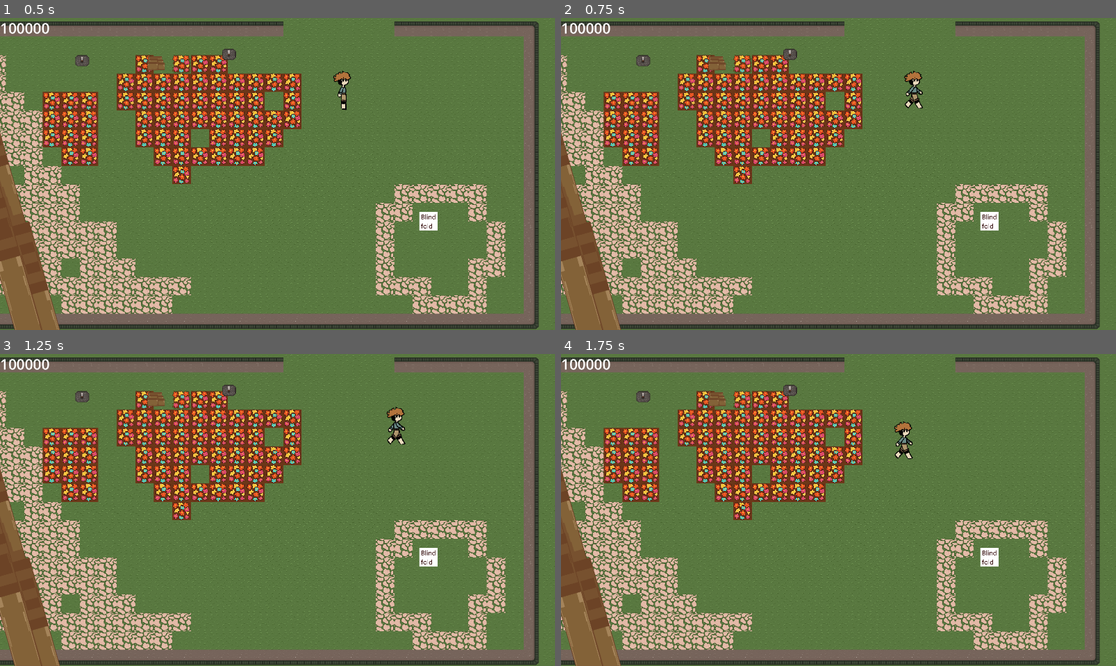
Above: before the commit, frames 1-4 (two rows, left to right).
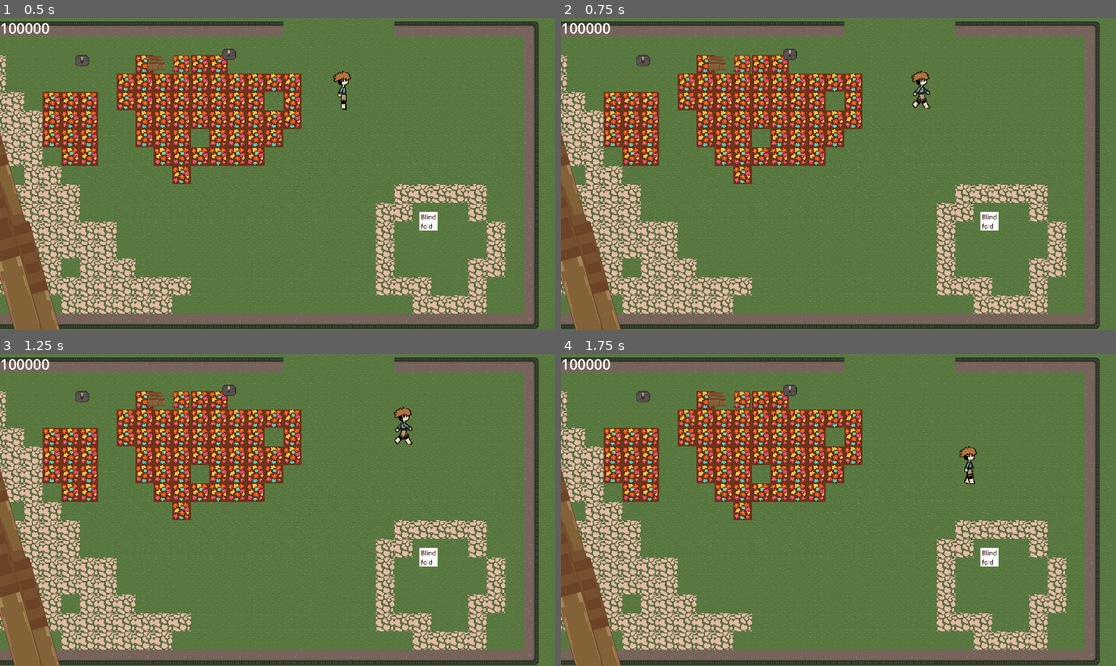
Above: after the commit, the same moments.

Repository: Robin-Bareham/GJ26-GrowSomethingNew
Game: Godot game, scene res://Scenes/woods.tscn
The game is run twice, just before and just after one commit, with the same random seed, the same clock (stepped at 60 frames per second) and the same inputs.
Inputs (mouse positions are in pixels of both pictures, inside the frame that each line leads up to):
- Up to frame 1 (0.5 s): no input
- Up to frame 2 (0.75 s): tap Enter at 0.5 s; move the mouse to (960, 158) at 0.52 s; hold D (walk_right) from 0.53 s (still down); tap T (test) at 0.6 s
- Up to frame 3 (1.25 s): keep holding D (walk_right)
- Up to frame 4 (1.75 s): move the mouse to (727, 525) at 1.27 s; release D (walk_right) at 1.28 s; hold S (walk_down) from 1.28 s (still down); tap Z (interact) at 1.35 s; tap T (test) at 1.55 s

Frame 1 is identical in both runs. In frame 2, 0.4% of the frame differs, in the area x 61-67%, y 16-30%; in frame 3, 0.4%; in frame 4, 0.5%, in the area x 59-75%, y 21-42%.

Commit message:
Days change and quit after 4th

Diff:
--- a/Scenes/minigame.tscn
+++ b/Scenes/minigame.tscn
@@ -47,13 +47,11 @@
 metadata/_edit_use_anchors_ = true
 
 [node name="Area2D" type="Area2D" parent="Goal"]
-scale = Vector2(1, 1)
 collision_layer = 8
 collision_mask = 8
 
 [node name="CollisionShape2D" type="CollisionShape2D" parent="Goal/Area2D"]
 position = Vector2(0.281494, -0.555389)
-scale = Vector2(1, 1)
 shape = SubResource("RectangleShape2D_id8w1")
 
 [node name="Leaf" type="Sprite2D" parent="." groups=["rubbish"]]
@@ -77,13 +75,11 @@
 metadata/_edit_use_anchors_ = true
 
 [node name="Area2D" type="Area2D" parent="Leaf"]
-scale = Vector2(1, 1)
 collision_layer = 8
 collision_mask = 0
 
 [node name="CollisionShape2D" type="CollisionShape2D" parent="Leaf/Area2D"]
 position = Vector2(0.281494, -0.555389)
-scale = Vector2(1, 1)
 shape = SubResource("CapsuleShape2D_yx24v")
 
 [node name="Leaf2" type="Sprite2D" parent="." groups=["rubbish"]]
@@ -107,13 +103,11 @@
 metadata/_edit_use_anchors_ = true
 
 [node name="Area2D" type="Area2D" parent="Leaf2"]
-scale = Vector2(1, 1)
 collision_layer = 8
 collision_mask = 0
 
 [node name="CollisionShape2D" type="CollisionShape2D" parent="Leaf2/Area2D"]
 position = Vector2(0.281494, -0.555389)
-scale = Vector2(1, 1)
 shape = SubResource("CapsuleShape2D_yx24v")
 
 [node name="Stick" type="Sprite2D" parent="." groups=["rubbish"]]
@@ -137,13 +131,11 @@
 metadata/_edit_use_anchors_ = true
 
 [node name="Area2D" type="Area2D" parent="Stick"]
-scale = Vector2(1, 1)
 collision_layer = 8
 collision_mask = 0
 
 [node name="CollisionShape2D" type="CollisionShape2D" parent="Stick/Area2D"]
 position = Vector2(0.281494, -0.555389)
-scale = Vector2(1, 1)
 shape = SubResource("CapsuleShape2D_yx24v")
 
 [connection signal="button_down" from="Goal/Button" to="Goal" method="_on_button_button_down"]
--- a/Scripts/constant_ui.gd
+++ b/Scripts/constant_ui.gd
@@ -3,31 +3,46 @@
 @onready var label = $Label
 
 var timer = 0
+var timer_end
 var second = 0
+
+var energy
 
 func _process(delta):
 	match GlobalScript.current_scene:
 		"grove":
-			timer += 1 * delta
-			if(timer >= 30):
-				toWoods()
-			elif(timer >= 20):
-				print_debug("EVENING")
-			elif(timer >= 10):
-				print_debug("NOON")
-
-			if(GlobalScript.energy <= 0):
-				toWoods()
-			#Visual change of shaders???
-			second = int(timer)
-			label.text = str(second)
+			#If the timer is active, start day.
+			if(GlobalScript.timer_active):
+				timer += 1 * delta
+				if(timer >= timer_end):
+					GlobalScript.day_over = true
+				elif(timer >= (timer_end/3)*2):
+					pass
+				elif(timer >= (timer_end/3)):
+					pass
+				#Visual change of shaders???
+				second = int(timer)
+				label.text = str(second)
+			#Reset and activates the timer
+			if(GlobalScript.start_timer):
+				print_debug("HELLO")
+				resetTimer()
+				GlobalScript.start_timer = false
+				GlobalScript.timer_active = true
 
 func resetTimer():
+	#When the player enters the grove.
+	print_debug(GlobalScript.day)
 	timer = 0
-
-func toWoods():
-	GlobalScript.minigame_active = false
-	GlobalScript.activating_minigame = false
-	GlobalScript.transition_scene = true
-	GlobalScript.next_scene = "woods"
-	GlobalScript.change_scene()
+	if(GlobalScript.day == 1):
+		timer_end = GlobalScript.max_time
+		GlobalScript.current_energy = GlobalScript.max_energy
+	elif(GlobalScript.day == 2):
+		timer_end = GlobalScript.max_time
+		GlobalScript.current_energy = GlobalScript.max_energy - 20
+	elif(GlobalScript.day == 3):
+		timer_end = GlobalScript.max_time/2
+		GlobalScript.current_energy = GlobalScript.max_energy/2
+	elif(GlobalScript.day == 4):
+		timer_end = GlobalScript.max_time/2
+		GlobalScript.current_energy = 10 #Can only do one search
--- a/Scripts/global_script.gd
+++ b/Scripts/global_script.gd
@@ -7,7 +7,16 @@
 var minigame_active = false
 var activating_minigame = false
 var minigame_goal_image = "temp_obj"
-var energy = 100
+
+#Day Attribues
+var max_energy = 100
+var max_time = 60
+var current_energy = 100
+var day = 1
+var day_over = false
+var start_timer = false
+var timer_active = false
+
 # Possible scenes: woods, grove
 var current_scene = "woods"
 var transition_scene = false
@@ -31,11 +40,12 @@
 var cl_grove_r = 2403
 var cl_grove_b = 1120
 
+#Handling key inputs within main so it's not within tons of scripts
 var interact = 0 #0 = No interact, 1 = Object Interact, 2 = Dialogue Interact
 var choose = 0 #No choice, 1 = left, 2 = right, 3 = up, 4= down
 
 var items = {
-	"Blindfold": false
+	"Blindfold": true
 }
 
 func change_scene():
--- a/Scripts/main.gd
+++ b/Scripts/main.gd
@@ -7,18 +7,14 @@
 
 func _ready():
 	GlobalScript.currentState = GlobalScript.gameState.GAME
-
-	var curScn = GlobalScript.current_scene
-	var prevScn = GlobalScript.previous_scene
 	#Change Player's Camera limits when entering a scene
-	match curScn:
+	match GlobalScript.current_scene:
 		"woods":
 			player.changeCameraLimits(GlobalScript.cl_woods_l,GlobalScript.cl_woods_r,GlobalScript.cl_woods_b,GlobalScript.cl_woods_t)
 			player.position.x = GlobalScript.p_exitg_px
 			player.position.y = GlobalScript.p_exitg_py
 		"grove":
 			player.changeCameraLimits(GlobalScript.cl_grove_l,GlobalScript.cl_grove_r,GlobalScript.cl_grove_b,GlobalScript.cl_grove_t)
-			const_ui.resetTimer()
 
 	#TImer
 
@@ -29,6 +25,22 @@
 			activateMinigame()
 		else:
 			deactivateMinigame()
+	match GlobalScript.current_scene:
+		"woods":
+			pass
+		"grove":
+			if(GlobalScript.day_over):
+				if(GlobalScript.day == 4):
+					#Initate end of game, quits for now
+					get_tree().quit()
+				transition("woods")
+				GlobalScript.day_over = false
+				GlobalScript.minigame_active = false
+				GlobalScript.activating_minigame = false
+				GlobalScript.timer_active = false
+				GlobalScript.start_timer = false
+				GlobalScript.day += 1
+
 
 
 func keyInputs():
@@ -46,10 +58,6 @@
 	if(Input.is_action_just_pressed("walk_left")):
 		if(AllDia.dia_open):
 			GlobalScript.choose = 1
-	if(Input.is_action_just_pressed("test")):
-		GlobalScript.transition_scene = true
-		GlobalScript.next_scene = "woods"
-		GlobalScript.change_scene()
 
 func activateMinigame():
 	mini_ui.show()
@@ -64,15 +72,26 @@
 	GlobalScript.can_move = true
 	GlobalScript.activating_minigame = false
 	GlobalScript.minigame_active = false
+	#Adjust Energy
+	GlobalScript.current_energy -= 10
+	if(GlobalScript.current_energy <= 0):
+		print_debug("Deactivating Minigame leads to day over")
+		GlobalScript.day_over = true
 
 func _on_to_grove_body_entered(body: Node2D) -> void:
 	if(body.has_method("player")):
 		if(GlobalScript.items["Blindfold"]):
-			GlobalScript.transition_scene = true
-			GlobalScript.next_scene = "grove"
-			GlobalScript.change_scene()
+			print_debug("transitioning to grove")
+			transition("grove")
+			GlobalScript.start_timer = true
+			print_debug(GlobalScript.start_timer)
 		else:
 			AllDia.scripted = true
 			dia_ui.boxActivated("NoBF",0)
 			player.position.x = GlobalScript.p_nobf_px
 			player.position.y = GlobalScript.p_nobf_py
+
+func transition(type: String):
+	GlobalScript.transition_scene = true
+	GlobalScript.next_scene = type
+	GlobalScript.change_scene()
--- a/Scripts/minigame_goal.gd
+++ b/Scripts/minigame_goal.gd
@@ -6,7 +6,6 @@
 func _on_button_button_down() -> void:
 	#If the object has nothing above it
 	if(v_area2d.get_overlapping_areas().size() == 0):
-		GlobalScript.energy -= 10
 		GlobalScript.activating_minigame = true
 
 func _on_button_button_up() -> void:
--- a/project.godot
+++ b/project.godot
@@ -10,7 +10,7 @@
 
 [application]
 
-config/name="RPG Mechanics Template"
+config/name="GrowSmthNew"
 run/main_scene="uid://dt1jd6r8s7g8a"
 config/features=PackedStringArray("4.4", "Forward Plus")
 config/icon="res://Assets/icon.svg"
